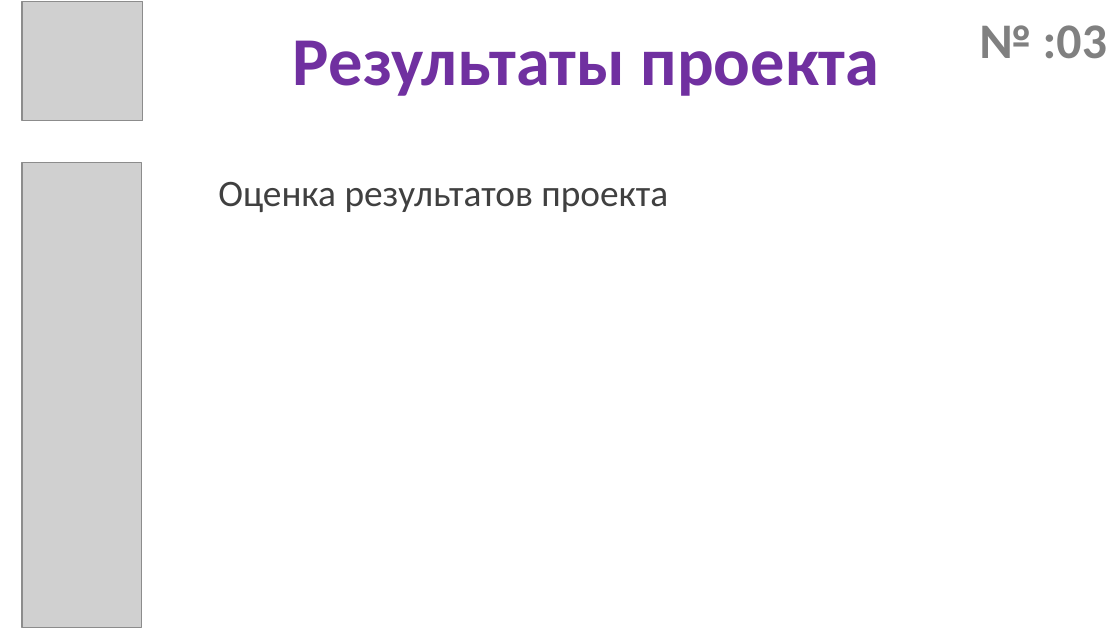
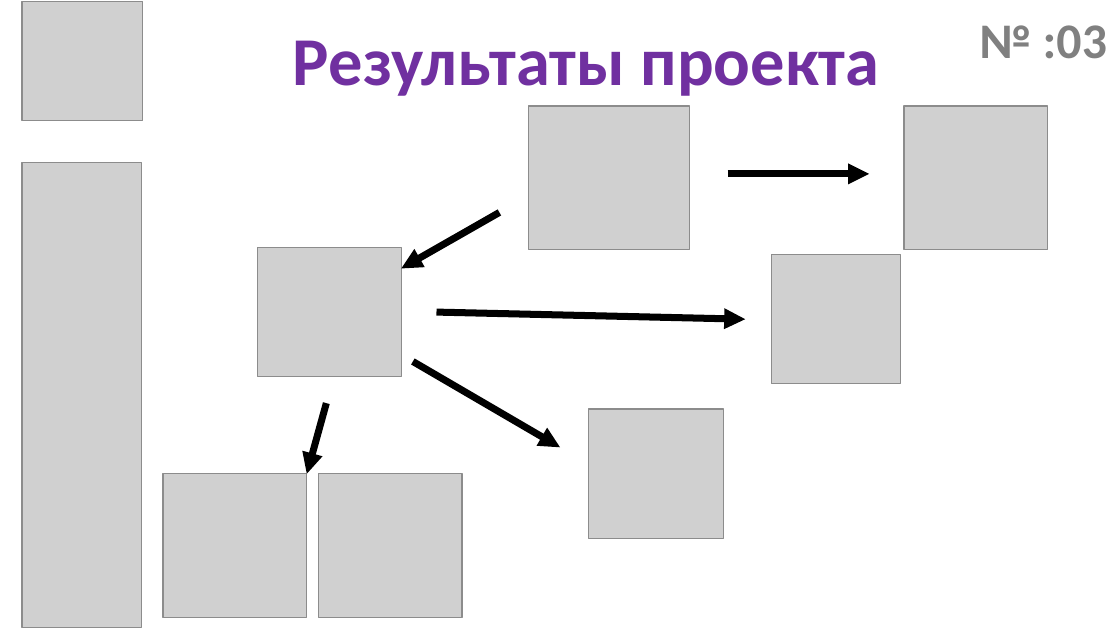
Before and after one commit to dpp-shlyopa-team/Presentation, a slide deck: slide 4 of преза.pptx (slide 9 before the commit). Drawn at 1120x630 pixels with LibreOffice and Linux fonts; fonts in the diff are those of the drawing; grey boxes stand for pictures. Boxes give left, top, right and bottom in pixels: in the first picture for what was removed or moved away, otherwise in the second. Text is boxed around its words. In the diff, an @@ line names an element or a change of style, - is before the commit and + after.

```diff
--- a/преза.pptx
+++ b/преза.pptx
@@ picture added at (x1=529, y1=106, x2=690, y2=250) @@
@@ picture added at (x1=904, y1=106, x2=1047, y2=250) @@
@@ arrow added from (728, 174) to (869, 174), #000000 4.5 pt @@
@@ text removed at (x1=218, y1=182, x2=668, y2=212) @@
-Оценка результатов проекта
@@ arrow added from (500, 213) to (401, 269), #000000 4.5 pt @@
@@ picture added at (x1=258, y1=248, x2=401, y2=376) @@
@@ picture added at (x1=771, y1=254, x2=899, y2=383) @@
@@ arrow added from (437, 312) to (745, 319), #000000 4.5 pt @@
@@ arrow added from (413, 362) to (560, 447), #000000 4.5 pt @@
@@ arrow added from (326, 403) to (307, 474), #000000 4.5 pt @@
@@ picture added at (x1=589, y1=409, x2=724, y2=539) @@
@@ picture added at (x1=164, y1=474, x2=307, y2=617) @@
@@ picture added at (x1=318, y1=474, x2=461, y2=617) @@
```
Also in this commit, not shown: 8 other slides changed, 2 slides removed, 1 other file.
